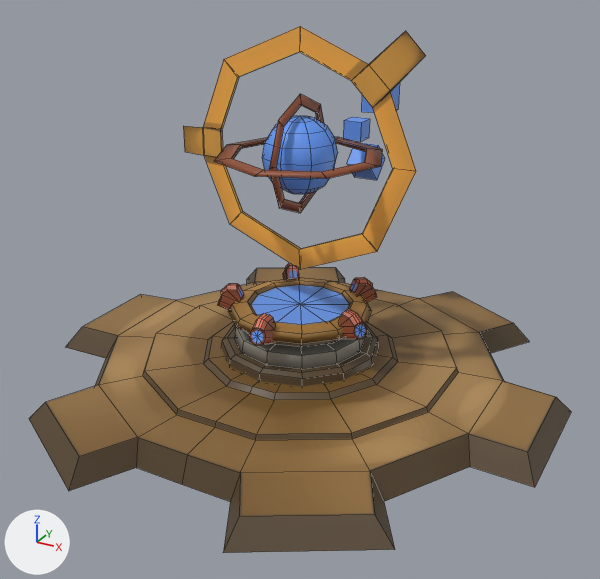
One commit to the FBX model mixabots_unity/Assets/Models/Magnet Central/magnetcentral_Anvil.fbx: the scene before it, then after it.
Both versions are drawn from a camera (50 mm lens) standing at (0.1191, -0.2167, 0.1375) and looking at (0.0044, -0.0082, 0.0332). The axes (+X, +Y, +Z) are drawn at lower left. The lights are the same throughout. Mesh edges are drawn as thin lines. Where no turn or scale is listed for an object, it has been applied to the vertices.

The older version as bpy lines, for what is in view:
```python
me_mesh = bpy.data.meshes.new('Mesh')
me_mesh.from_pydata(...)  # 629 vertices, 610 faces; spans x -0.086..0.086, y -0.085..0.084, z -0.003..0.111
me_mesh.materials.append(mat_lambert3)  # picture img_anvil_diffuse_1024_psd
ob_polysurface41 = bpy.data.objects.new('polySurface41', me_mesh)
ob_polysurface41.location = (0.0, 0.0, 0.0)
```
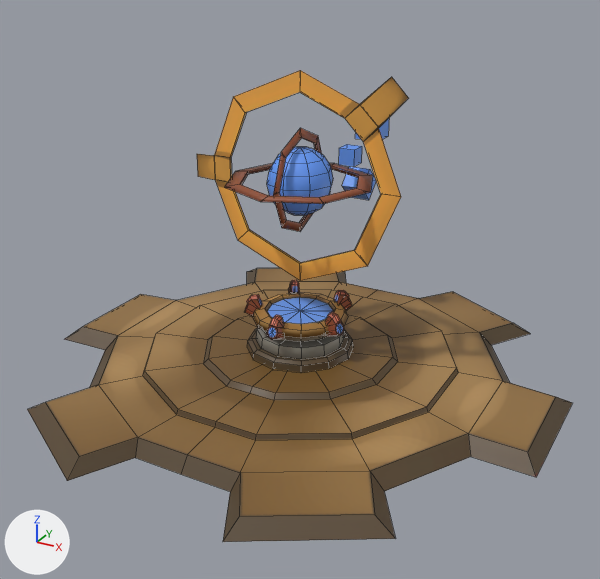
What differs and where, as boxes [x1, y1, x2, y2] in the pictures (600 x 579 px; the box of a moved part takes in the faces that stretch with it):
'polySurface41', reshaped (10% shorter)
    before: [29, 26, 571, 553]
    after: [27, 70, 572, 542]
part 1 of me_mesh, moved or reshaped
    before: [234, 328, 366, 369]
    after: [256, 328, 344, 359]
part 2 of me_mesh, added (brown)
    after: [247, 329, 353, 373]
part 3 of me_mesh, moved or reshaped
    before: [246, 332, 340, 347]
    after: [263, 330, 327, 342]
part 4 of me_mesh, moved or reshaped
    before: [249, 314, 276, 345]
    after: [267, 315, 284, 339]
part 5 of me_mesh, moved or reshaped
    before: [338, 309, 367, 339]
    after: [325, 312, 344, 337]
part 6 of me_mesh, moved or reshaped
    before: [350, 277, 377, 302]
    after: [334, 290, 352, 310]
part 7 of me_mesh, moved or reshaped
    before: [283, 263, 300, 279]
    after: [288, 280, 300, 293]
part 8 of me_mesh, moved or reshaped
    before: [218, 284, 244, 310]
    after: [245, 295, 262, 316]
part 9 of me_mesh, moved or reshaped
    before: [214, 137, 382, 179]
    after: [273, 128, 322, 231]
part 10 of me_mesh, moved or reshaped
    before: [344, 117, 370, 142]
    after: [339, 144, 362, 167]
part 11 of me_mesh, moved or reshaped
    before: [362, 83, 400, 113]
    after: [355, 118, 389, 139]
part 12 of me_mesh, moved or reshaped
    before: [347, 143, 385, 180]
    after: [342, 166, 376, 200]
part 13 of me_mesh, added (brown)
    after: [225, 163, 373, 204]
part 14 of me_mesh, moved or reshaped
    before: [183, 26, 426, 386]
    after: [197, 70, 408, 338]
part 15 of me_mesh, moved or reshaped
    before: [29, 269, 571, 553]
    after: [27, 268, 572, 542]

The change, as a list of edits to the scene's bpy script:
```text
Change me_mesh:
    used by ob_polysurface41; location = (0.0, 0.0, 0.0)
    remove me_mesh.from_pydata(...)  # 629 vertices, 610 faces; spans x -0.086..0.086, y -0.085..0.084, z -0.003..0.111
    add me_mesh.from_pydata(...)  # 629 vertices, 610 faces; spans x -0.086..0.086, y -0.085..0.084, z 0.0..0.099
    me_mesh part 1: the loose piece of 48 vertices spanning x -0.022..0.022, y -0.022..0.022, z 0.012..0.017 is scaled about its middle by (0.673, 0.673, 0.834), then moved by (0.0, 0.0, -0.001)
    me_mesh part 2: the loose piece of 60 vertices spanning x -0.026..0.026, y -0.026..0.026, z 0.008..0.022 is copied, and the copy is scaled about its middle by (0.673, 0.673, 0.834), then moved by (0.0, 0.0, -0.001); it spans x -0.018..0.018, y -0.018..0.018, z 0.008..0.02
    me_mesh part 3: the loose piece of 25 vertices spanning x -0.022..0.022, y -0.022..0.022, z 0.018..0.021 is scaled about its middle by (0.673, 0.673, 0.834), then moved by (0.0, 0.0, -0.002)
    me_mesh part 4: the loose piece of 33 vertices spanning x -0.003..0.003, y -0.028..-0.019, z 0.019..0.029 is scaled about its middle by (0.673, 0.673, 0.834), then moved by (0.0, 0.008, -0.002)
    me_mesh part 5: the loose piece of 33 vertices spanning x 0.018..0.027, y -0.011..-0.004, z 0.019..0.029 is scaled about its middle by (0.673, 0.673, 0.834), then moved by (-0.007, 0.002, -0.002)
    me_mesh part 6: the loose piece of 33 vertices spanning x 0.01..0.018, y 0.014..0.024, z 0.019..0.029 is scaled about its middle by (0.673, 0.673, 0.834), then moved by (-0.005, -0.006, -0.002)
    me_mesh part 7: the loose piece of 33 vertices spanning x -0.018..-0.01, y 0.014..0.024, z 0.019..0.029 is scaled about its middle by (0.673, 0.673, 0.834), then moved by (0.005, -0.006, -0.002)
    me_mesh part 8: the loose piece of 33 vertices spanning x -0.027..-0.018, y -0.011..-0.004, z 0.019..0.029 is scaled about its middle by (0.673, 0.673, 0.834), then moved by (0.007, 0.002, -0.002)
    me_mesh part 9: the loose piece of 24 vertices spanning x -0.027..0.027, y -0.027..0.027, z 0.073..0.074 is turned 90 degrees about the y axis through its middle and scaled by 0.629, then moved by (0.0, 0.0, -0.008)
    me_mesh part 10: the loose piece of 8 vertices spanning x -0.003..0.003, y 0.037..0.043, z 0.07..0.077 is moved by (0.0, -0.004, -0.008)
    me_mesh part 11: the loose piece of 8 vertices spanning x -0.005..0.005, y 0.055..0.065, z 0.076..0.086 is moved by (0.0, -0.007, -0.009)
    me_mesh part 12: the loose piece of 8 vertices spanning x -0.005..0.005, y 0.042..0.055, z 0.054..0.067 is moved by (0.0, -0.005, -0.007)
    me_mesh part 13: the loose piece of 24 vertices spanning x -0.027..0.027, y -0.027..0.027, z 0.073..0.074 is copied, and the copy is scaled about the mesh origin by 0.89; it spans x -0.024..0.024, y -0.024..0.024, z 0.065..0.066
    me_mesh part 14: 219 vertices removed from x -0.043..0.038, y -0.026..0.026, z 0.008..0.111; 135 vertices added at x -0.038..0.034, y -0.016..0.016, z 0.019..0.099
    me_mesh part 15: 26 vertices removed from x -0.086..0.086, y -0.085..0.084, z -0.003; 26 vertices added at x -0.086..0.086, y -0.085..0.084, z 0.0
```
